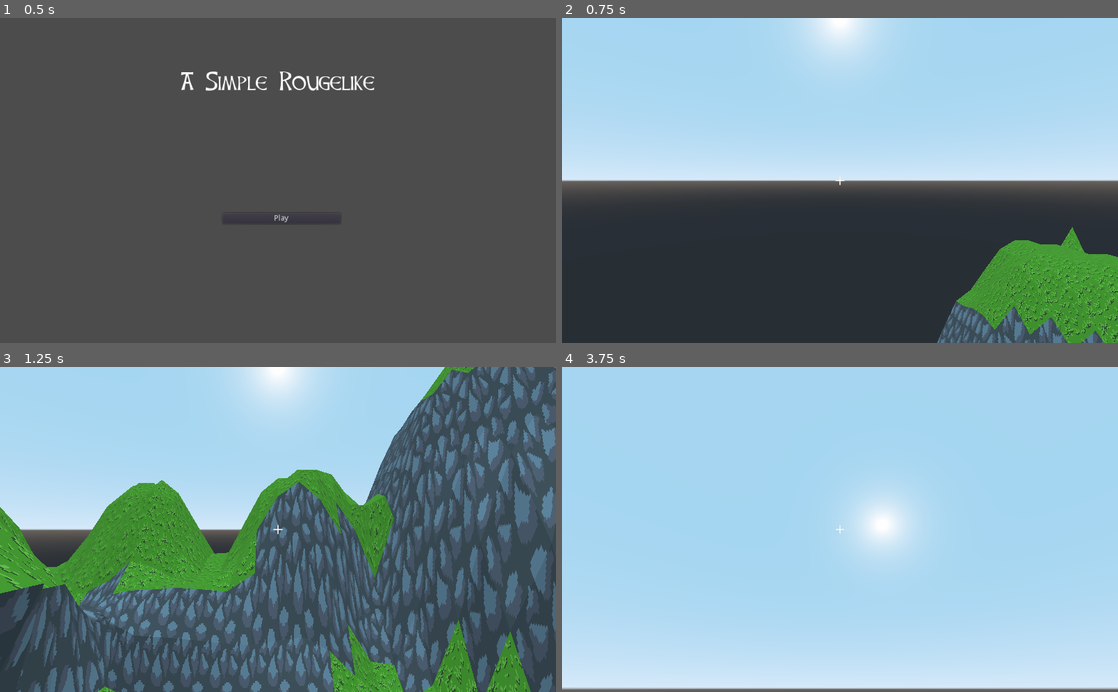
Above: before the commit, frames 1-4 (two rows, left to right).
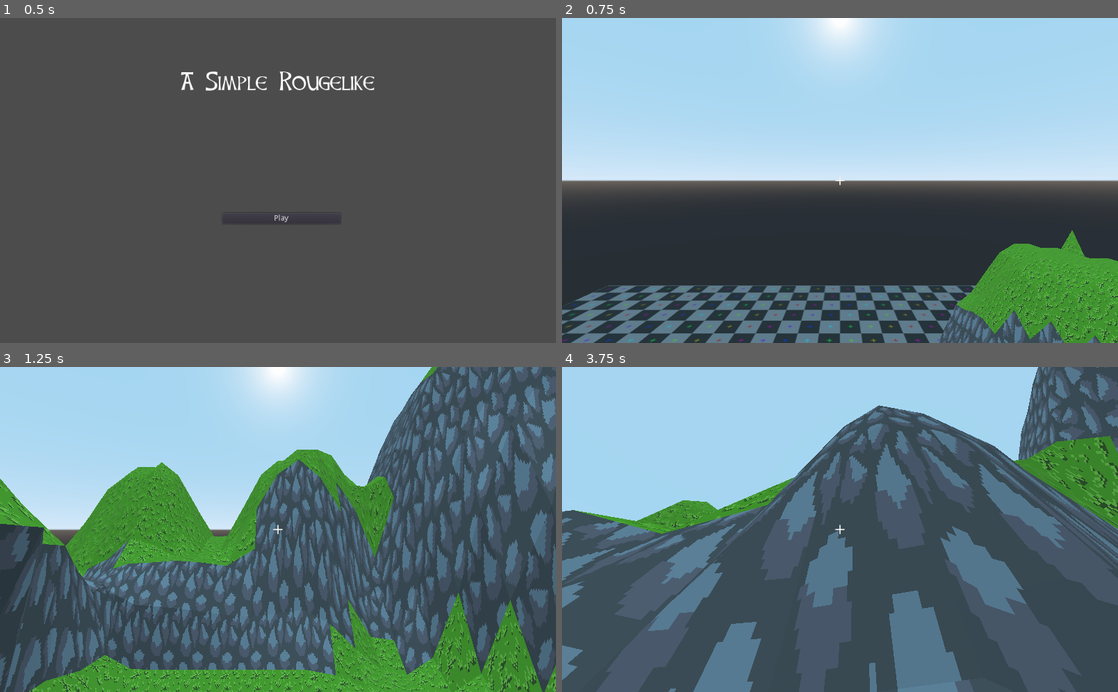
Above: after the commit, the same moments.

Repository: IgorGRBR/A-Simple-Rougelike
Game: Godot game, scene res://scenes/MainMenu.tscn
The game is run twice, just before and just after one commit, with the same random seed, the same clock (stepped at 60 frames per second) and the same inputs.
Inputs (mouse positions are in pixels of both pictures, inside the frame that each line leads up to):
- Up to frame 1 (0.5 s): no input
- Up to frame 2 (0.75 s): click "Play" at 0.5 s
- Up to frame 3 (1.25 s): no input
- Up to frame 4 (3.75 s): move the mouse to (867, 529) at 1.27 s; hold W from 1.28 s (still down); tap Space (space) at 1.35, 2.3, 2.85, 3.6 s; move the mouse to (812, 529) at 2.02 s; click (812, 529) at 2.1 s; move the mouse to (851, 523) at 2.77 s; move the mouse to (834, 536) at 3.52 s

Frame 1 is identical in both runs. In frame 2, 9.9% of the frame differs, in the area x 0-100%, y 64-100%; in frame 3, 39%; in frame 4, 74%, in the area x 0-100%, y 0-100%.

Commit message:
Fixed being able to walk up the steep slopes

Diff:
--- a/prefabs/first_person_controller/First_Person.gd
+++ b/prefabs/first_person_controller/First_Person.gd
@@ -3,7 +3,6 @@
 #constants
 const GRAVITY = 9.8
 const WALL_ANGLE = deg2rad(45)
-const STICK_ON_SLOPES = true
 const UP_VECTOR = Vector3(0, 1, 0)
 
 #mouse sensitivity
@@ -11,10 +10,15 @@
 export(float,0.1,4.0) var sensitivity_y = 1.8
 
 #physics
-export(float,10.0, 30.0) var speed = 15.0
+export(float, 10.0, 30.0) var speed = 7.0
+export(float, 0.01, 50.0) var acceleration = 50.0
 export(float,10.0, 50.0) var jump_height = 25
 export(float,1.0, 10.0) var mass = 8.0
 export(float,0.1, 3.0, 0.1) var gravity_scl = 1.0
+var stick_on_slopes = true
+var snap_vector = Vector3(0, -1, 0)
+var velocity = Vector3()
+var vertical_velocity = Vector3()
 
 #instances ref
 onready var player_cam = $Camera
@@ -23,52 +27,66 @@
 
 #variables
 var mouse_motion = Vector2()
-var gravity_speed = 0
 
 func _ready():
 	Input.set_mouse_mode(Input.MOUSE_MODE_CAPTURED)
 	ground_ray.enabled = true
 	pass
 
-
-func _physics_process(delta):
-
+func _process(delta):
 	#camera and body rotation
 	rotate_y(deg2rad(20)* - mouse_motion.x * sensitivity_x * delta)
 	player_cam.rotate_x(deg2rad(20) * - mouse_motion.y * sensitivity_y * delta)
-	player_cam.rotation.x = clamp(player_cam.rotation.x, deg2rad(-47), deg2rad(47))
+	player_cam.rotation.x = clamp(player_cam.rotation.x, deg2rad(-60), deg2rad(60))
 	mouse_motion = Vector2()
 
+
+func _physics_process(delta):
 	#gravity
-	gravity_speed -= GRAVITY * gravity_scl * mass * delta
+	vertical_velocity = move_and_slide(
+		vertical_velocity,
+#		snap_vector,
+		UP_VECTOR,
+		stick_on_slopes,
+		4,
+		WALL_ANGLE
+	)
+	vertical_velocity.x = 0
+	vertical_velocity.z = 0
+	print("velocity:", vertical_velocity)
+	#print("vvelocity:", vertical_velocity)
 
 	#character moviment
-	var velocity = Vector3()
-	velocity = _axis() * speed
-	velocity.y = gravity_speed
+	var direction = _axis()
 
 	#no walking on walls for you
-	var on_wall = is_on_wall()
-	if on_wall:
+	var on_floor = is_on_floor()
+	if on_floor:
+
+		#jump
+		if Input.is_action_just_pressed("space"):
+			vertical_velocity.y = jump_height
+			snap_vector.y = 0
+		else:
+			snap_vector.y = -1
+	else:
+		vertical_velocity.y -= GRAVITY * gravity_scl * mass * delta
 		pass
 
-	#jump
-	if Input.is_action_just_pressed("space") and ground_ray.is_colliding():
-		velocity.y = jump_height
-
-	gravity_speed = move_and_slide(
+	velocity = velocity.linear_interpolate(direction * speed, acceleration * delta)
+	velocity.y = 0
+	velocity = move_and_slide (
 		velocity,
+#		snap_vector,
 		UP_VECTOR,
-		STICK_ON_SLOPES,
+		stick_on_slopes,
 		4,
 		WALL_ANGLE
-	).y
-
+	)
 	pass
 
 
 func _input(event):
-
 	if event is InputEventMouseMotion:
 		mouse_motion = event.relative
 
--- a/project.godot
+++ b/project.godot
@@ -60,6 +60,10 @@
  ]
 }
 
+[physics]
+
+common/physics_jitter_fix=0.5
+
 [rendering]
 
 environment/default_environment="res://default_env.tres"
--- a/scenes/Main.tscn
+++ b/scenes/Main.tscn
@@ -16,7 +16,7 @@
 script = ExtResource( 1 )
 
 [node name="Environment" parent="." instance=ExtResource( 2 )]
-transform = Transform( 1, 0, 0, 0, 1, 0, 0, 0, 1, 0, -32, 0 )
+transform = Transform( 1, 0, 0, 0, 1, 0, 0, 0, 1, 0, -1, 0 )
 
 [node name="Dead_Zone" type="Area" parent="."]
 transform = Transform( 1, 0, 0, 0, 1, 0, 0, 0, 1, 0, -30, 0 )
